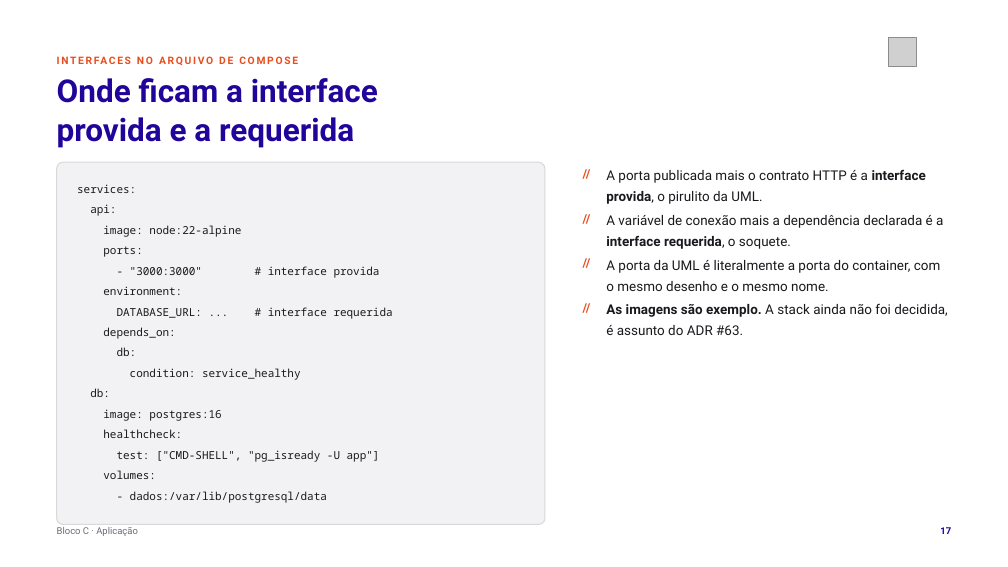
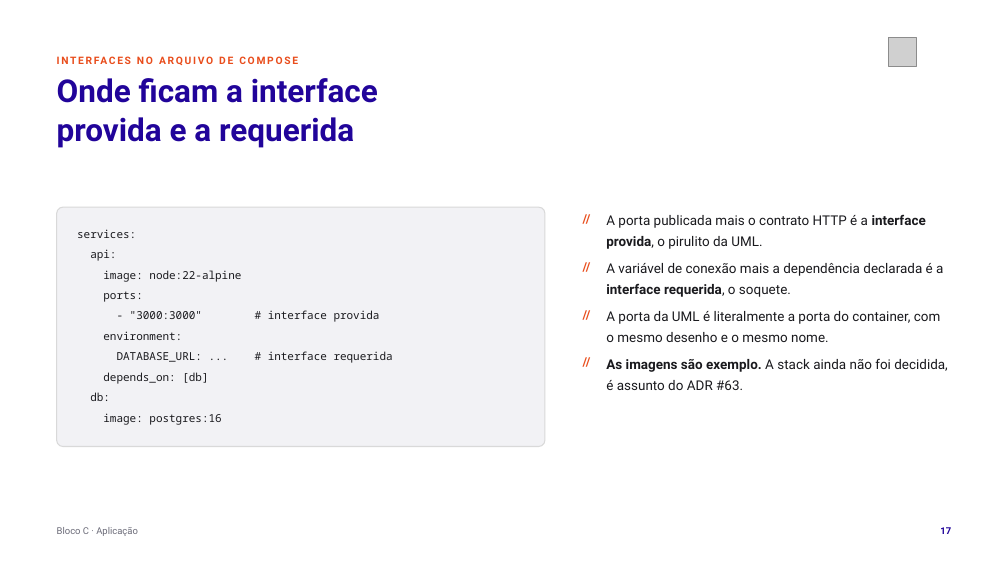
Before and after one commit to tcpassos/invite-app, a slide deck: slide 17 of trabalhos/T1-Docker-Invite-People.pptx. Drawn at 1008x567 pixels with LibreOffice and Linux fonts; fonts in the diff are those of the drawing; grey boxes stand for pictures. Boxes give left, top, right and bottom in pixels: in the first picture for what was removed or moved away, otherwise in the second. Text is boxed around its words. In the diff, an @@ line names an element or a change of style, - is before the commit and + after.

```diff
--- a/trabalhos/T1-Docker-Invite-People.pptx
+++ b/trabalhos/T1-Docker-Invite-People.pptx
@@ rounded rectangle: place and size @@
-rounded rectangle at <box>57,163,545,525</box>
+rounded rectangle at <box>57,207,545,447</box>
@@ rounded rectangle at <box>57,207,545,447</box>: proportions changed @@
@@ text "A variável de conexão mais ...": place and size @@
-text "A variável de conexão mais ..." at <box>606,215,943,249</box>
+text "A variável de conexão mais ..." at <box>606,263,943,297</box>
@@ 8 texts: place and size @@
-8 texts at <box>77,170,926,318</box>
+8 texts at <box>77,215,926,363</box>
@@ 3 texts: place and size @@
-3 texts at <box>90,297,603,421</box>
+3 texts at <box>90,304,603,425</box>
@@ text "A porta da UML é ...": place and size @@
-text "A porta da UML é ..." at <box>606,260,941,291</box>
+text "A porta da UML é ..." at <box>606,311,941,342</box>
@@ text removed at <box>117,347,137,356</box> @@
-db:
@@ text "//": place and size @@
-text "//" at <box>583,163,603,183</box>
+text "//" at <box>583,352,603,371</box>
@@ text "As imagens são exemplo. A ...": place and size @@
-text "As imagens são exemplo. A ..." at <box>606,304,947,335</box>
+text "As imagens são exemplo. A ..." at <box>606,359,947,390</box>
@@ text at <box>103,372,208,384</box>: text changed @@
-depends_on:
+depends_on: [db]
@@ text removed at <box>130,368,301,380</box> @@
-condition: service_healthy
@@ text removed at <box>103,429,182,438</box> @@
-healthcheck:
@@ text removed at <box>103,470,156,479</box> @@
-volumes:
@@ text removed at <box>117,450,380,462</box> @@
-test: ["CMD-SHELL", "pg_isready -U app"]
@@ text removed at <box>130,491,327,503</box> @@
-- dados:/var/lib/postgresql/data
```
Also in this commit, not shown: 31 other slides changed, 16 other files.
